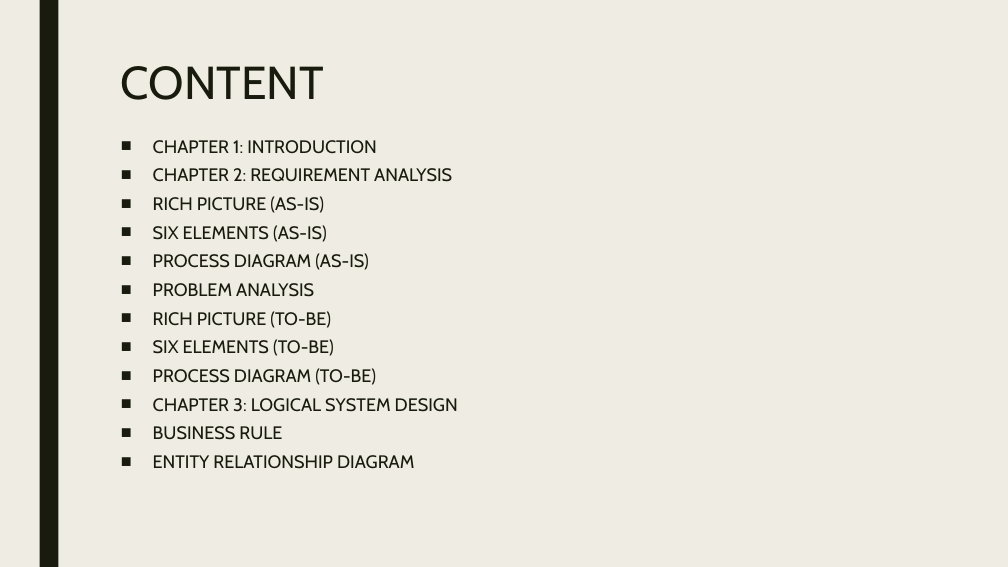
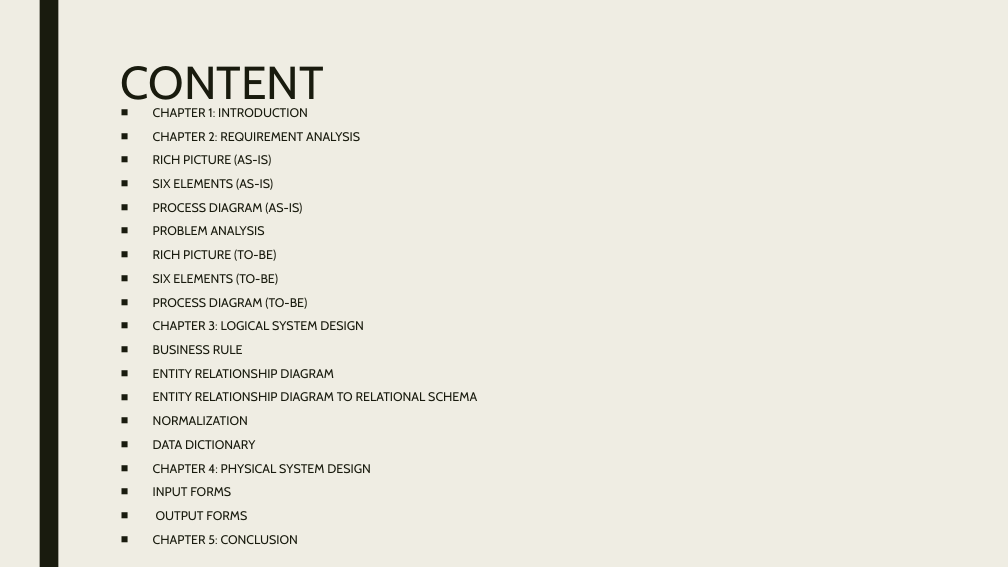
Before and after one commit to moon672/cse-303-1-spring-2021-group-3, a slide deck: slide 3 of Report/PRESENTATION/New Microsoft PowerPoint Presentation.pptx. Drawn at 1008x567 pixels with LibreOffice and Linux fonts; fonts in the diff are those of the drawing. Boxes give left, top, right and bottom in pixels: in the first picture for what was removed or moved away, otherwise in the second. Text is boxed around its words. In the diff, an @@ line names an element or a change of style, - is before the commit and + after.

```diff
--- a/Report/PRESENTATION/New Microsoft PowerPoint Presentation.pptx
+++ b/Report/PRESENTATION/New Microsoft PowerPoint Presentation.pptx
@@ text "CHAPTER 1: INTRODUCTION": place and size @@
-text "CHAPTER 1: INTRODUCTION" at bbox=[153, 140, 458, 469]
+text "CHAPTER 1: INTRODUCTION" at bbox=[153, 108, 477, 544]
@@ text at bbox=[153, 108, 364, 378]: size 17.2 to 11.9 pt in "CHAPTER 1: INTRODUCTION", "CHAPTER 2: REQUIREMENT ANALYSIS", "RICH PICTURE (AS-IS)", "SIX ELEMENTS (AS-IS)" and 8 more places @@
@@ text at bbox=[153, 392, 477, 544]: paragraphs added @@
+■ ENTITY RELATIONSHIP DIAGRAM TO RELATIONAL SCHEMA
+■ NORMALIZATION
+■ DATA DICTIONARY
+■ CHAPTER 4: PHYSICAL SYSTEM DESIGN
+■ INPUT FORMS
+■ OUTPUT FORMS
+■ CHAPTER 5: CONCLUSION
```
Also in this commit, not shown: 3 other slides changed, 6 slides added, 1 slide removed, 1 other file.
